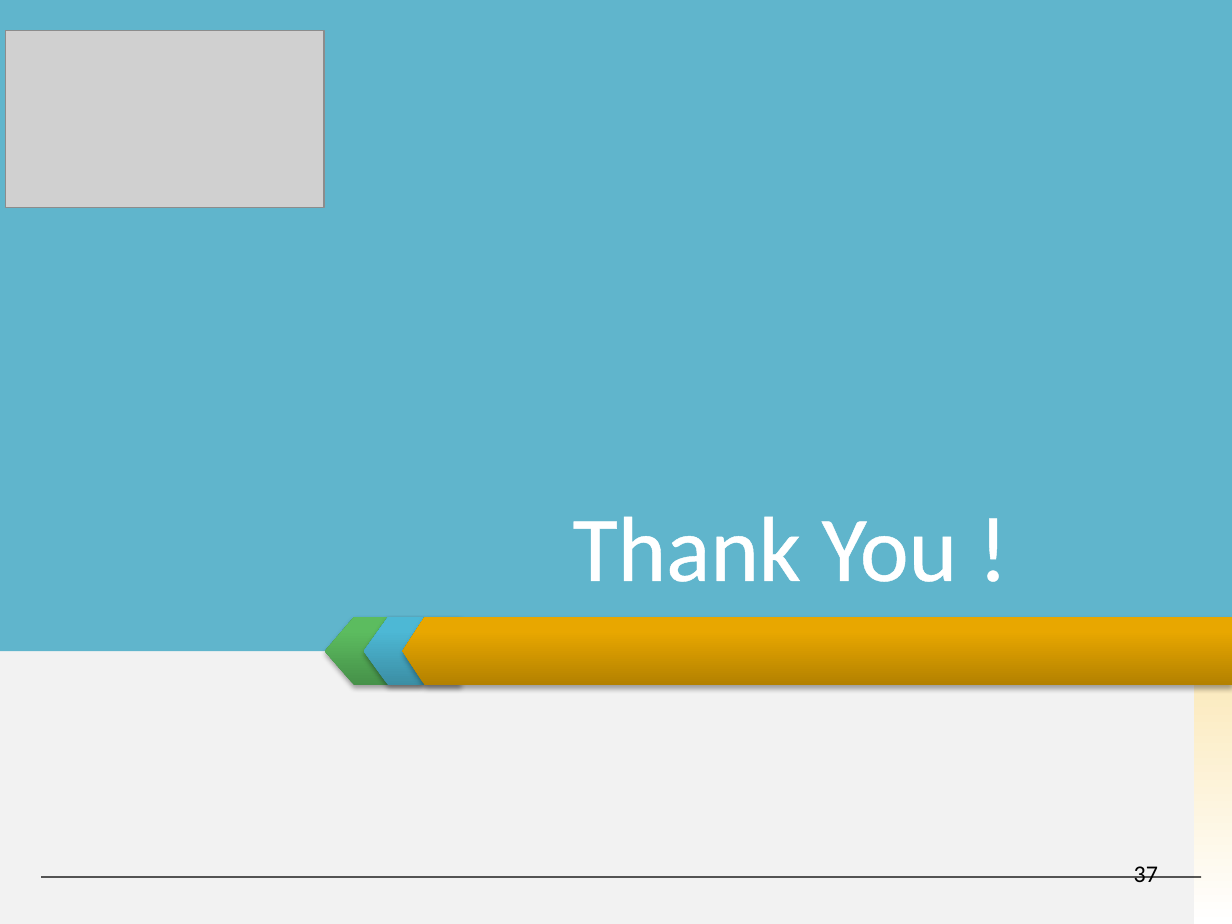
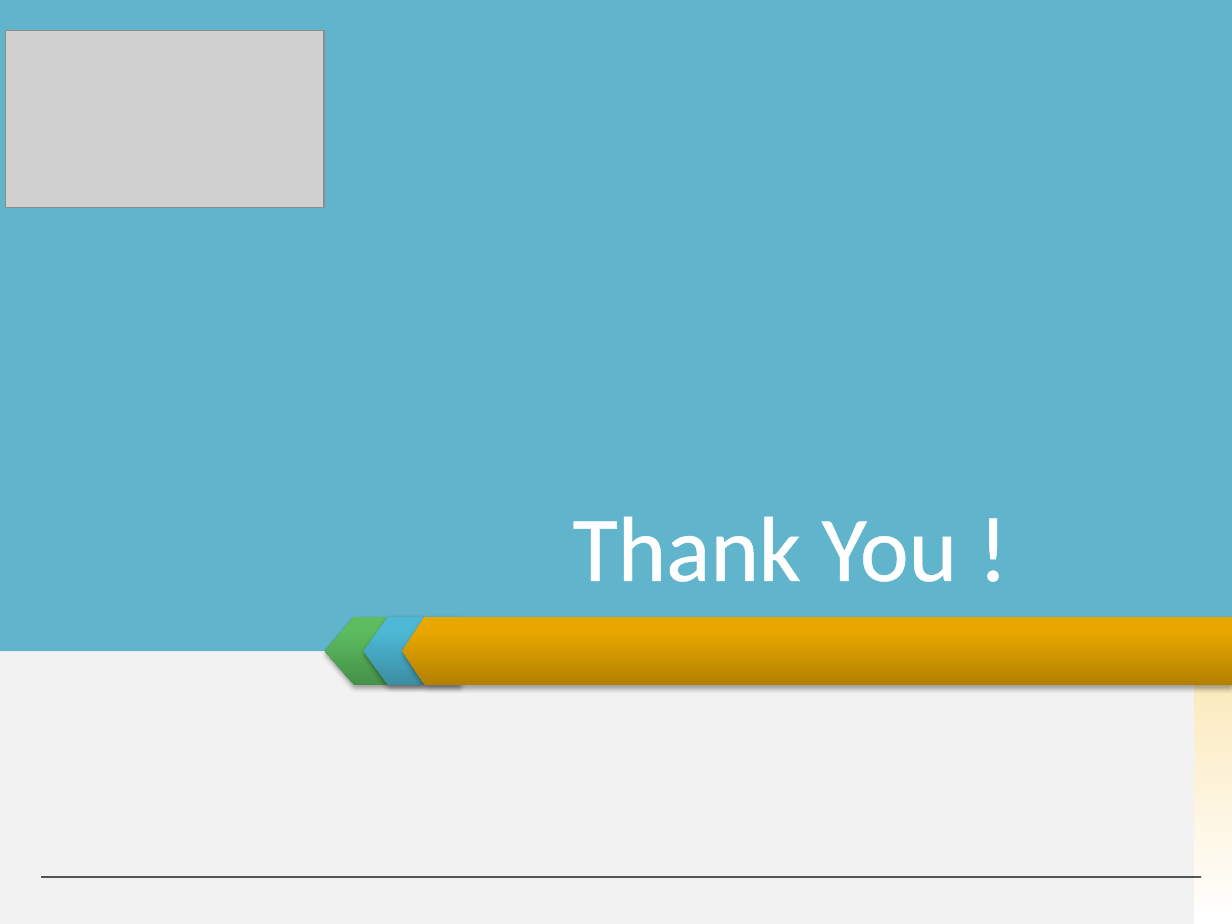
Before and after one commit to invisibleghost/e-learning-website, a slide deck: slide 36 of Document/Final report/Slide Present E-Learning.pptx (slide 37 before the commit). Drawn at 1232x924 pixels with LibreOffice and Linux fonts; fonts in the diff are those of the drawing; grey boxes stand for pictures. Boxes give left, top, right and bottom in pixels: in the first picture for what was removed or moved away, otherwise in the second. Text is boxed around its words. In the diff, an @@ line names an element or a change of style, - is before the commit and + after.

```diff
--- a/Document/Final report/Slide Present E-Learning.pptx
+++ b/Document/Final report/Slide Present E-Learning.pptx
@@ page number removed at (x1=1134, y1=866, x2=1158, y2=882) @@
-37
```
Also in this commit, not shown: 11 other slides changed, 1 slide added, 2 slides removed.
